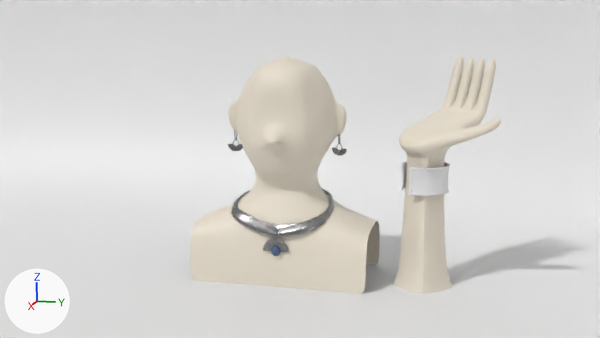
A saved change to the Blender file 01_WorkInProgress/02_Prod/Character_granny/bijoux_granny.blend.
Rendered twice from the file's camera 'Camera'. Every picture has the same lights, and +X, +Y and +Z are marked at lower left.

The first picture shows 'Plane.001', 'bracelet_hp', 'buste', 'main', 'tour_cou_lp'.
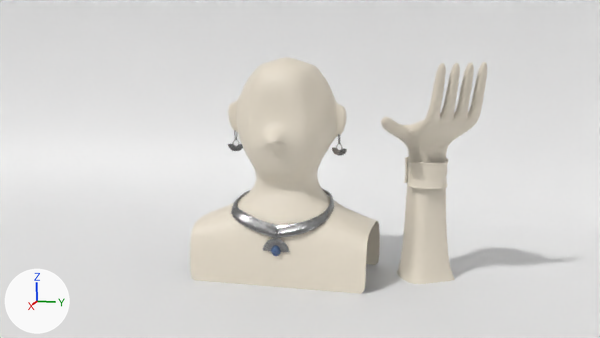
Boxes (x1, y1, x2, y2) around the edits, measured in the pictures (600 x 338 px):
'main', moved, turned: before (394, 57, 501, 294); after (381, 62, 487, 284)
'bracelet_hp', moved, turned: before (401, 161, 450, 196); after (404, 156, 449, 189)

What the commit changed:
Object 'bracelet_hp' (ob_bracelet_hp) moves from (0.0041, 0.1286, 0.0997) to (-0.0214, 0.1293, 0.0997).
Object 'bracelet_hp' (ob_bracelet_hp) turns from (0, 0, 28) to (0, 0, 11) degrees about x, y and z.
Object 'main' (ob_main) moves from (0.0048, 0.1285, 0.0924) to (-0.0215, 0.1266, 0.0924).
Object 'main' (ob_main) turns from (0, 0, 48) to (0, 0, -58) degrees about x, y and z.
